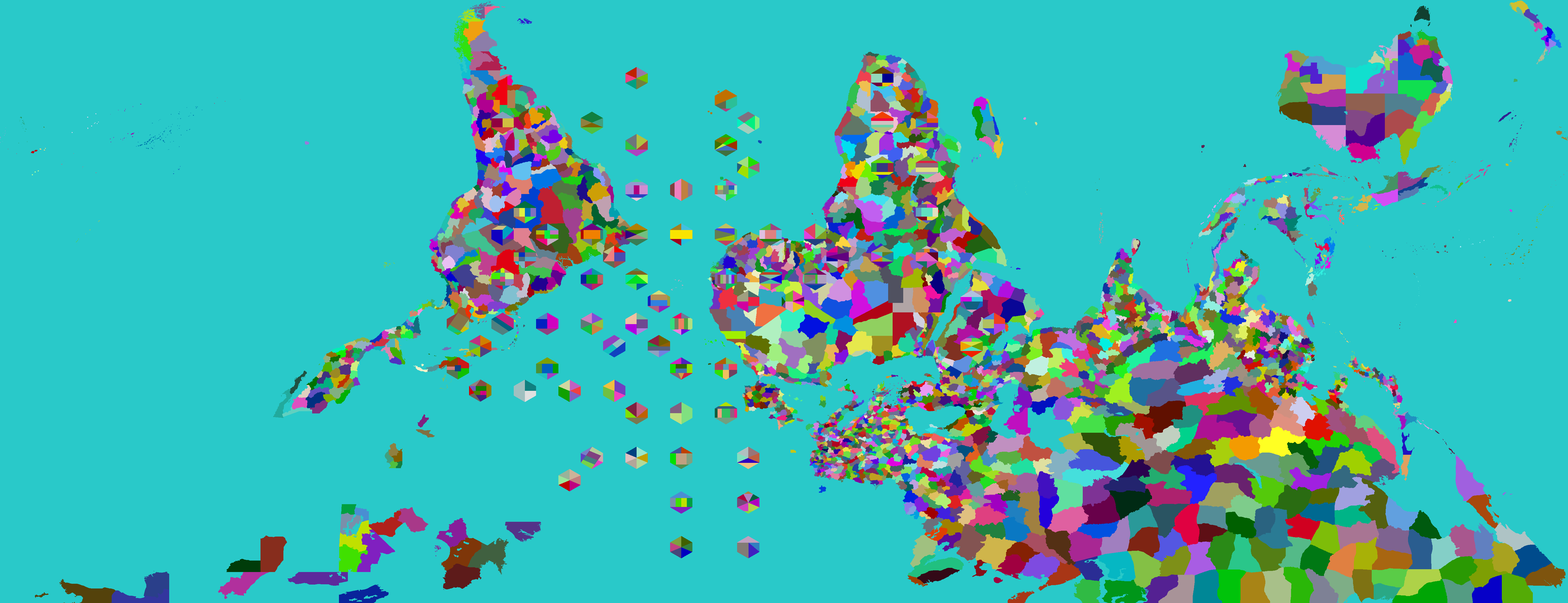
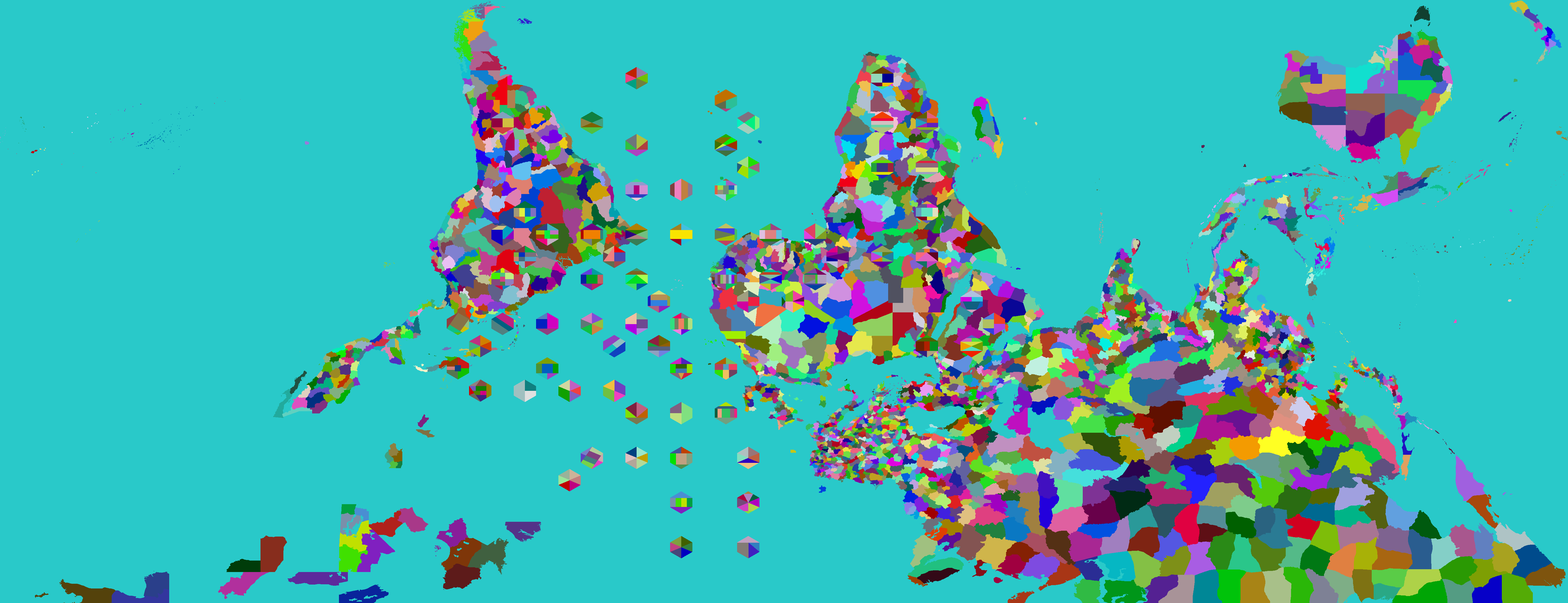
Revision of a layered 1568 × 603 image; what changed, layer by layer:
painted on "Provinces" over bbox(751, 335, 939, 410)
